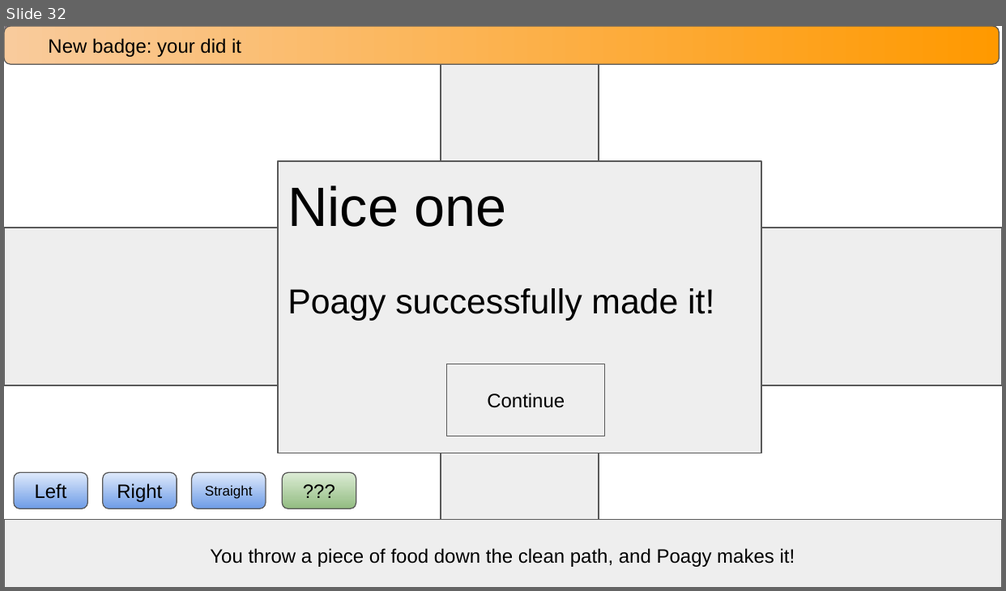
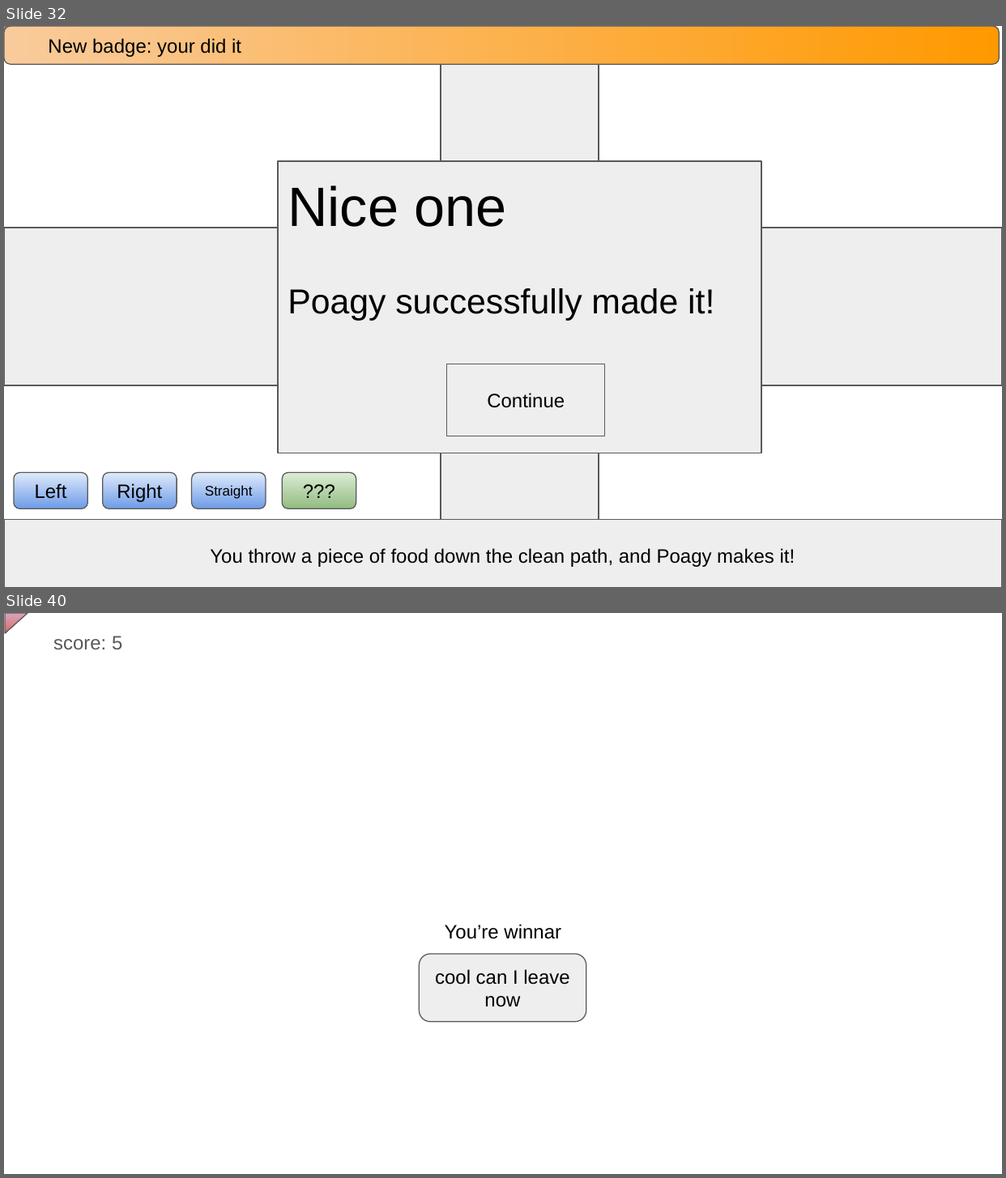
Before and after one commit to RitPigDev/poagy.gs-plus, a slide deck: poagy.gs+.pptx. Shown one above the other, each under a label of ours: slide 32 before the commit, slides 32 and 40 after it; the slides between them are not shown. The pictures are 1006x591 and 1006x1178 pixels, drawn with LibreOffice and Linux fonts; fonts in the diff are those of the drawing; grey boxes stand for pictures. Boxes give left, top, right and bottom in pixels: in the first picture for what was removed or moved away, otherwise in the second. Text is boxed around its words. In the diff, an @@ line names an element or a change of style, - is before the commit and + after.

```diff
--- a/poagy.gs+.pptx
+++ b/poagy.gs+.pptx
@@ slide 40 added at (4, 613, 1002, 1174), background #FFFFFF @@
@@ right triangle added at (5, 614, 27, 633), fill gradient #D5A6BD to #E06666, outline #595959 0.75 pt @@
@@ text added at (53, 636, 122, 649), 14 pt, text #595959 @@
+score: 5
@@ text added at (445, 924, 561, 939), 14 pt, text #000000 @@
+You’re winnar
@@ rounded rectangle added at (420, 954, 586, 1022), fill #EEEEEE, outline #595959 0.75 pt, 14 pt, text #000000 @@
+cool can I leave now
```
Also in this commit, not shown: 11 slides changed, 5 other slides added.
